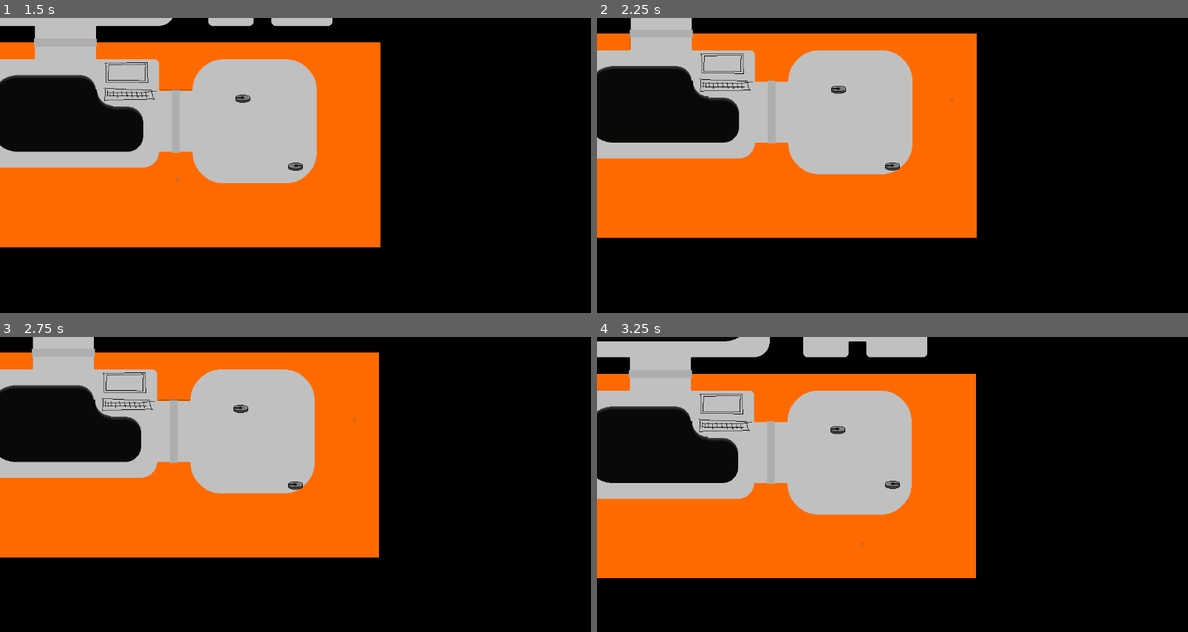
Above: before the commit, frames 1-4 (two rows, left to right).
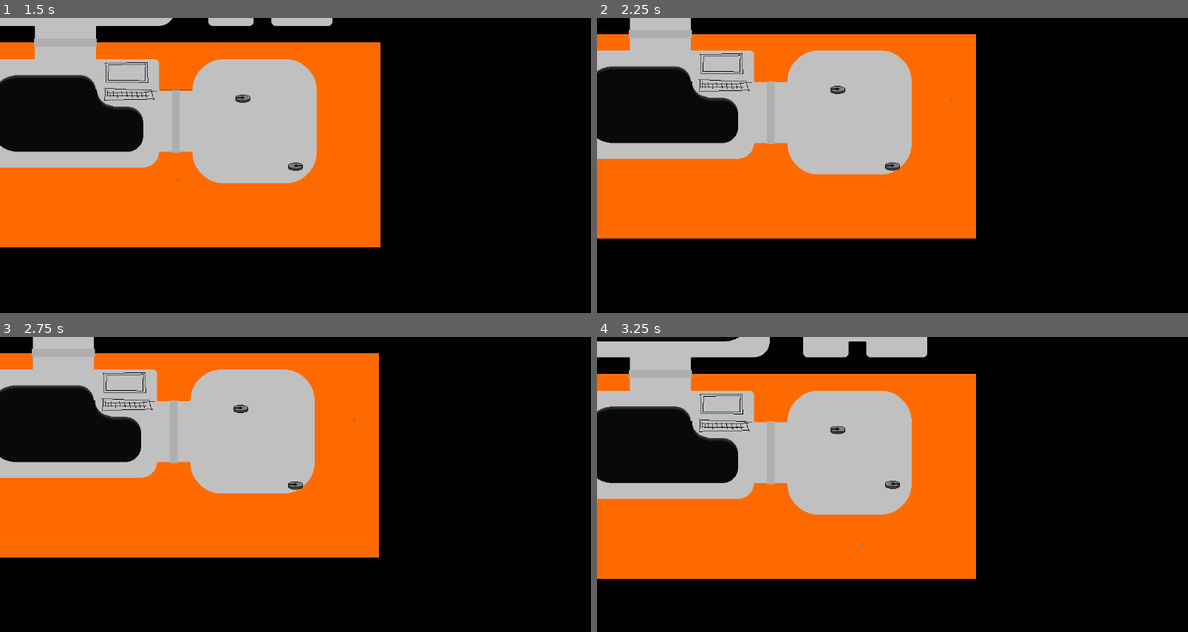
Above: after the commit, the same moments.

Repository: Black-Sheep-Studios/wire-hacking-robots
Game: Godot game, scene res://game.tscn
The game is run twice, just before and just after one commit, with the same random seed, the same clock (stepped at 60 frames per second) and the same inputs. Sound files missing from this copy of the repository are replaced by a short silence.
Inputs (mouse positions are in pixels of both pictures, inside the frame that each line leads up to):
- Up to frame 1 (1.5 s): tap Enter at 0.5 s; move the mouse to (425, 150) at 0.52 s; hold D (move_right) 0.53-1.28 s; tap Space (primary_action) at 0.6 s; move the mouse to (177, 180) at 1.27 s; hold S (move_down) from 1.28 s (still down); tap E (secondary_action) at 1.35 s
- Up to frame 2 (2.25 s): tap Space (primary_action) at 2 s; move the mouse to (951, 100) at 2.02 s; release S (move_down) at 2.03 s; hold D (move_right) from 2.03 s (still down); tap Q (tertiary_action) at 2.1 s
- Up to frame 3 (2.75 s): keep holding D (move_right)
- Up to frame 4 (3.25 s): move the mouse to (862, 543) at 2.77 s; release D (move_right) at 2.78 s; hold W (move_up) from 2.78 s (still down); tap Space (primary_action) at 2.85 s

Frame 1 is identical in both runs. In frame 2, 1.2% of the frame differs, in the area x 0-65%, y 0-75%; in frame 3, 0.3%; in frame 4, 0.2%.

Commit message:
distinguish between slide movement and collide movement

Diff:
--- /dev/null
+++ b/game/world/collision_object.gd
@@ -0,0 +1,19 @@
+class_name CollisionObject
+extends MovementObject
+
+## CollisionObject is a variation on MovementObject that emits a signal when it collides with something.
+## Note that this does not use move_and_slide(), so it's probably best suited to things that disappear
+## on collision, like bullets.
+
+signal collided(collision: KinematicCollision2D)
+
+
+func _physics_process(_delta: float) -> void:
+	if is_slowed:
+		velocity = target_velocity * TimeDilation.get_time_scale()
+	else:
+		velocity = target_velocity
+
+	var collision: KinematicCollision2D = move_and_collide(velocity * _delta)
+	if collision:
+		collided.emit(collision)
--- a/game/world/movement_object.gd
+++ b/game/world/movement_object.gd
@@ -16,8 +16,6 @@
 var is_slowed: bool = true
 var target_velocity: Vector2
 
-signal collided(collision: KinematicCollision2D)
-
 
 func _physics_process(_delta: float) -> void:
 	if is_slowed:
@@ -25,6 +23,4 @@
 	else:
 		velocity = target_velocity
 
-	var collision: KinematicCollision2D = move_and_collide(velocity * _delta)
-	if collision:
-		collided.emit(collision)
+	move_and_slide()
--- a/game/world/weapons/bullet.gd
+++ b/game/world/weapons/bullet.gd
@@ -1,6 +1,6 @@
 class_name Bullet
 
-extends MovementObject
+extends CollisionObject
 
 
 var stats: WeaponStats
